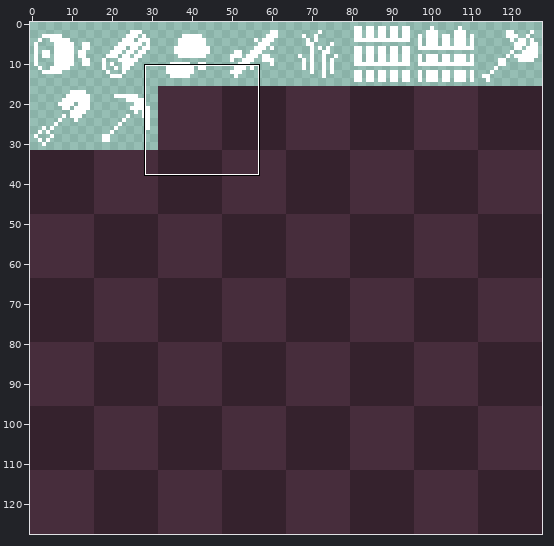
File history of a sprite sheet, assets/images/item.png. Above, an overview of the earlier version with the close-up marked.
Close-up. First the earlier version:
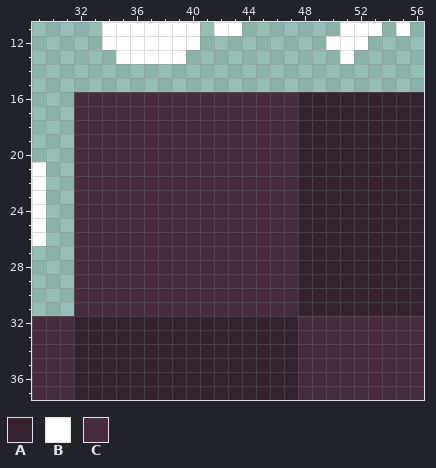
The file is 128x128 pixels. Shown: x 29..56, y 11..37.
Palette (. is transparent): A #35222d  B #ffffff  C #472d3c
Pixels before, first column x 29:
11 .....BBBBBBB.BB.......BBB.B.
12 .....BBBBBBB.........BBB....
13 ......BBBBB...........B.....
14 ............................
15 ............................
16 ...CCCCCCCCCCCCCCCCAAAAAAAAA
17 ...CCCCCCCCCCCCCCCCAAAAAAAAA
18 ...CCCCCCCCCCCCCCCCAAAAAAAAA
19 ...CCCCCCCCCCCCCCCCAAAAAAAAA
20 ...CCCCCCCCCCCCCCCCAAAAAAAAA
21 B..CCCCCCCCCCCCCCCCAAAAAAAAA
22 B..CCCCCCCCCCCCCCCCAAAAAAAAA
23 B..CCCCCCCCCCCCCCCCAAAAAAAAA
24 B..CCCCCCCCCCCCCCCCAAAAAAAAA
25 B..CCCCCCCCCCCCCCCCAAAAAAAAA
26 B..CCCCCCCCCCCCCCCCAAAAAAAAA
27 ...CCCCCCCCCCCCCCCCAAAAAAAAA
28 ...CCCCCCCCCCCCCCCCAAAAAAAAA
29 ...CCCCCCCCCCCCCCCCAAAAAAAAA
30 ...CCCCCCCCCCCCCCCCAAAAAAAAA
31 ...CCCCCCCCCCCCCCCCAAAAAAAAA
32 CCCAAAAAAAAAAAAAAAACCCCCCCCC
33 CCCAAAAAAAAAAAAAAAACCCCCCCCC
34 CCCAAAAAAAAAAAAAAAACCCCCCCCC
35 CCCAAAAAAAAAAAAAAAACCCCCCCCC
36 CCCAAAAAAAAAAAAAAAACCCCCCCCC
37 CCCAAAAAAAAAAAAAAAACCCCCCCCC
New version:
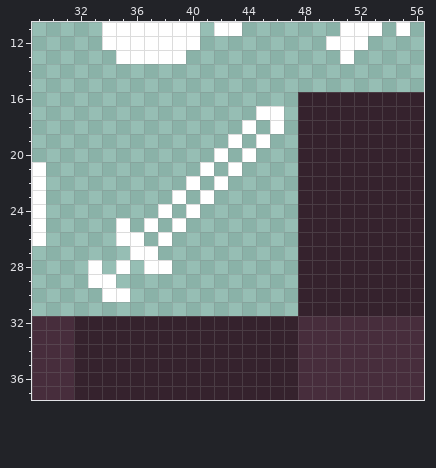
Difference:
{"y":16,"x":32,"old":"CCCCCCCCCCCCCCCC","new":"................"}
{"y":17,"x":32,"old":"CCCCCCCCCCCCCCCC","new":".............BB."}
{"y":18,"x":32,"old":"CCCCCCCCCCCCCCCC","new":"............B.B."}
{"y":19,"x":32,"old":"CCCCCCCCCCCCCCCC","new":"...........B.B.."}
{"y":20,"x":32,"old":"CCCCCCCCCCCCCCCC","new":"..........B.B..."}
{"y":21,"x":32,"old":"CCCCCCCCCCCCCCCC","new":".........B.B...."}
{"y":22,"x":32,"old":"CCCCCCCCCCCCCCCC","new":"........B.B....."}
{"y":23,"x":32,"old":"CCCCCCCCCCCCCCCC","new":".......B.B......"}
{"y":24,"x":32,"old":"CCCCCCCCCCCCCCCC","new":"......B.B......."}
{"y":25,"x":32,"old":"CCCCCCCCCCCCCCCC","new":"...B.B.B........"}
{"y":26,"x":32,"old":"CCCCCCCCCCCCCCCC","new":"...BB.B........."}
{"y":27,"x":32,"old":"CCCCCCCCCCCCCCCC","new":"....BB.........."}
{"y":28,"x":32,"old":"CCCCCCCCCCCCCCCC","new":".B.B.BB........."}
{"y":29,"x":32,"old":"CCCCCCCCCCCCCCCC","new":".BB............."}
{"y":30,"x":32,"old":"CCCCCCCCCCCCCCCC","new":"..BB............"}
{"y":31,"x":32,"old":"CCCCCCCCCCCCCCCC","new":"................"}
